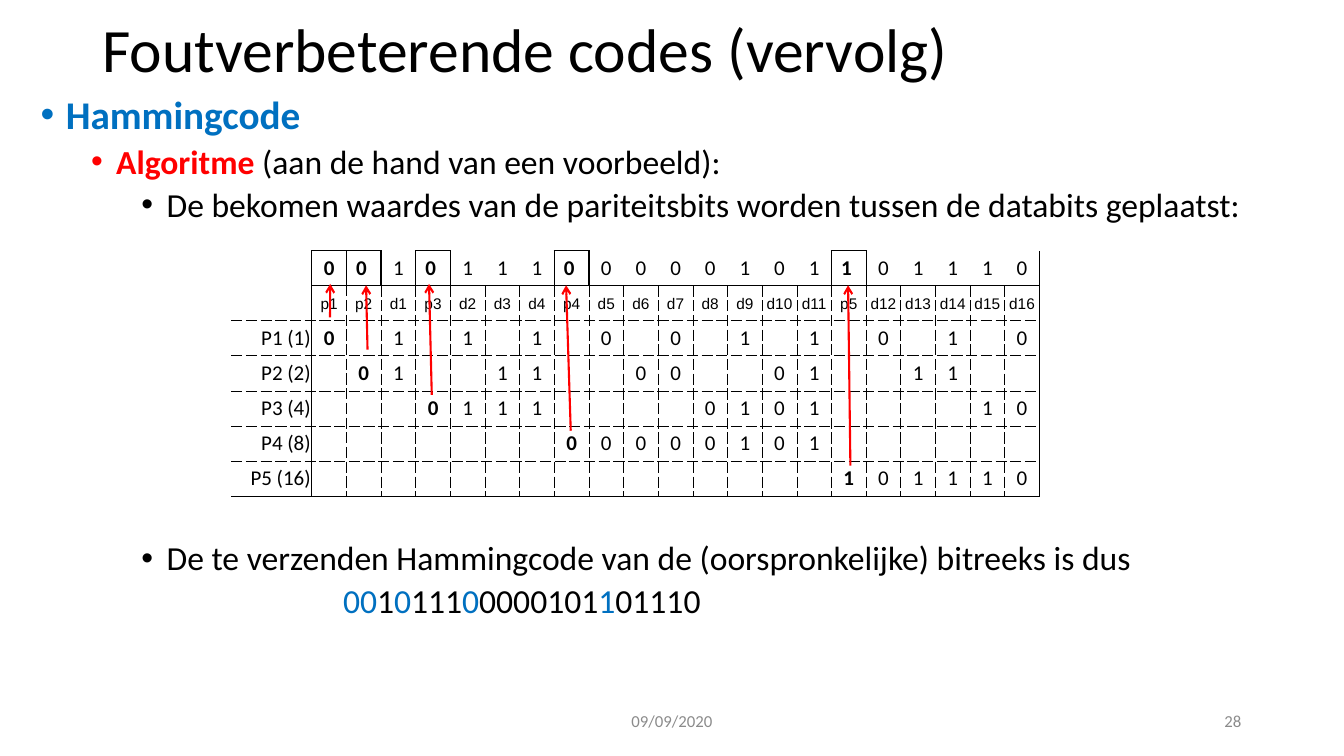
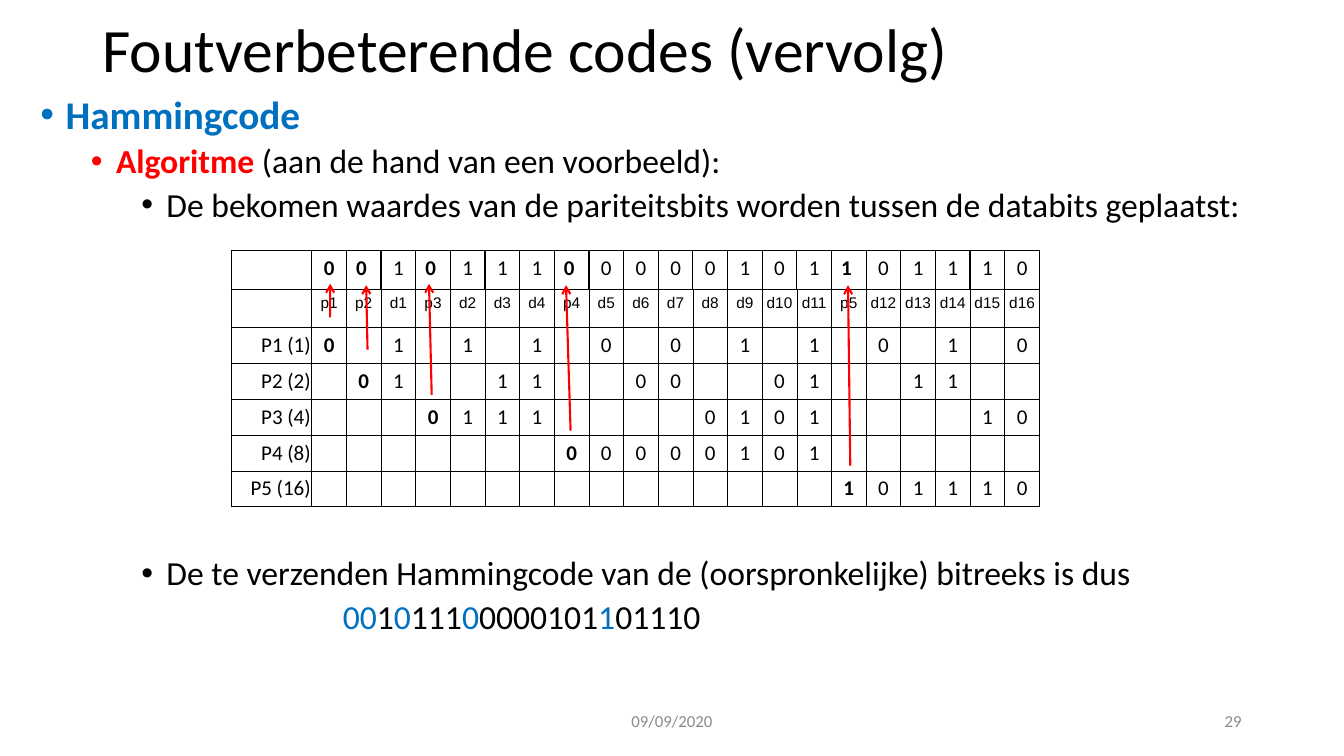
Before and after one commit to henridev/IT-fundamentals, a slide deck: slide 29 of chapter-8/ppt/IT_fundamentals_hoofdstuk_8__Codes.pptx (slide 28 before the commit). Drawn at 1344x756 pixels with LibreOffice and Linux fonts; fonts in the diff are those of the drawing. Boxes give left, top, right and bottom in pixels: in the first picture for what was removed or moved away, otherwise in the second. Text is boxed around its words. In the diff, an @@ line names an element or a change of style, - is before the commit and + after.

Commit message:
codes

```diff
--- a/chapter-8/ppt/IT_fundamentals_hoofdstuk_8__Codes.pptx
+++ b/chapter-8/ppt/IT_fundamentals_hoofdstuk_8__Codes.pptx
@@ text "Hammingcode" at (x1=66, y1=101, x2=1240, y2=630): list level 3 to 1 in "001011100000101101110" @@
@@ table at (x1=231, y1=251, x2=1032, y2=502) @@
@@ borders changed @@
@@ arrow removed from (330, 318) to (331, 284) @@
@@ arrow removed from (368, 350) to (366, 285) @@
@@ freeform shape added at (x1=366, y1=285, x2=368, y2=349), outline #FF0000 1.5 pt @@
@@ arrow removed from (432, 395) to (430, 284) @@
@@ freeform shape added at (x1=430, y1=284, x2=433, y2=395), outline #FF0000 1.5 pt @@
@@ arrow removed from (571, 431) to (567, 285) @@
@@ freeform shape added at (x1=567, y1=285, x2=572, y2=431), outline #FF0000 1.5 pt @@
@@ arrow removed from (851, 466) to (848, 285) @@
@@ freeform shape added at (x1=848, y1=285, x2=850, y2=466), outline #FF0000 1.5 pt @@
@@ page number at (x1=1225, y1=716, x2=1242, y2=727): text changed; text colour #8C8C8C to #8B8B8B @@
-28
+29
```
Also in this commit, not shown: 31 other slides changed, 1 slide added, 4 other files.
